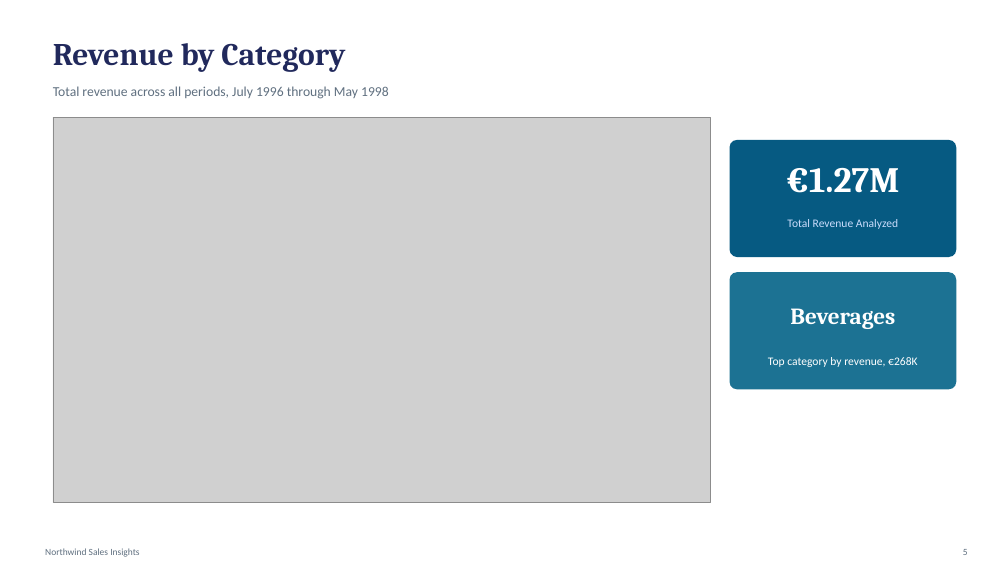
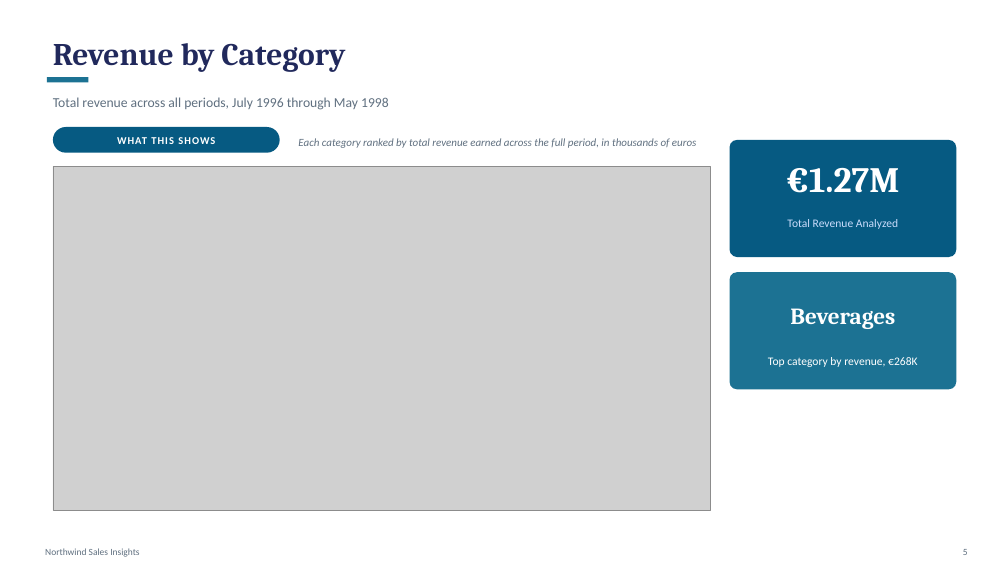
Before and after one commit to Simba90m/dbt_project_mahmoud, a slide deck: slide 5 of models/northwind/docs/Northwind_Sales_Insights.pptx. Drawn at 1008x567 pixels with LibreOffice and Linux fonts; fonts in the diff are those of the drawing; grey boxes stand for pictures. Boxes give left, top, right and bottom in pixels: in the first picture for what was removed or moved away, otherwise in the second. Text is boxed around its words. In the diff, an @@ line names an element or a change of style, - is before the commit and + after.

```diff
--- a/models/northwind/docs/Northwind_Sales_Insights.pptx
+++ b/models/northwind/docs/Northwind_Sales_Insights.pptx
@@ text "Total revenue across all periods, ..." moved from (x1=53, y1=86, x2=389, y2=99) to (x1=53, y1=97, x2=389, y2=110) @@
@@ rectangle added at (x1=47, y1=77, x2=88, y2=82), fill #1C7293 @@
@@ rounded rectangle added at (x1=53, y1=127, x2=280, y2=153), fill #065A82 @@
@@ text added at (x1=117, y1=137, x2=215, y2=144), 10 pt, text #FFFFFF, bold @@
+WHAT THIS SHOWS
@@ text added at (x1=298, y1=138, x2=696, y2=148), 10.5 pt, text #607080, italic @@
+Each category ranked by total revenue earned across the full period, in thousands of euros
@@ picture resized from (x1=53, y1=117, x2=711, y2=503) to (x1=53, y1=166, x2=711, y2=510) @@
```
Also in this commit, not shown: 9 other slides changed, 1 slide added, 1 other file.
